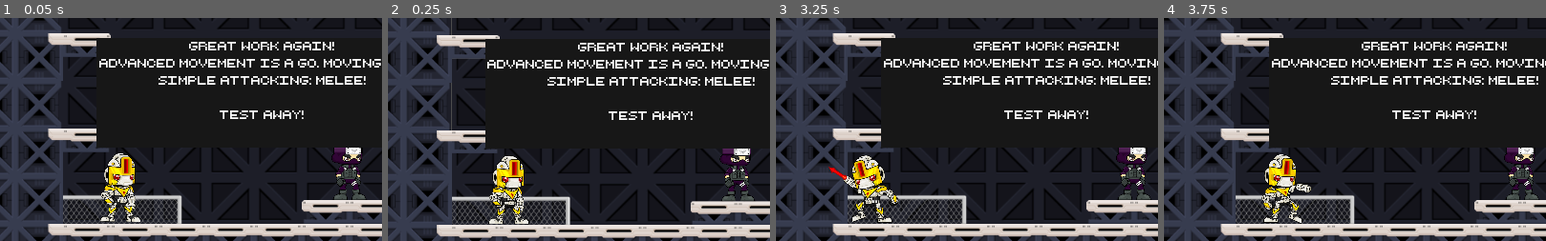
Above: before the commit, frames 1-4 (left to right).
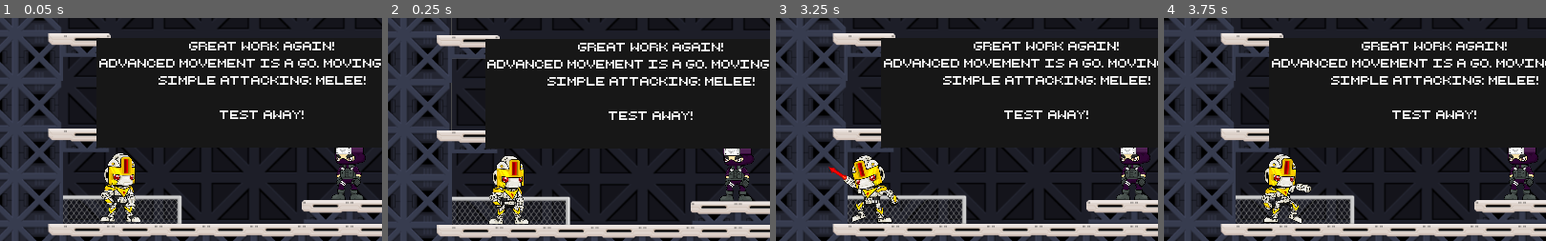
Above: after the commit, the same moments.

Repository: bsu-cs315/FP-LABS
Game: Godot game, scene res://src/Level-4.tscn
Same seed, same stepped clock (60 frames per second), same inputs: the game is played once before the commit and once after it. This scene is started directly instead of the project's main scene.
Inputs:
- Up to frame 1 (0.05 s): no input
- Up to frame 2 (0.25 s): no input
- Up to frame 3 (3.25 s): hold Right (move_right) 0.53-2 s; tap Space (melee) at 0.6, 1.35, 2.85 s; tap Up (jump) at 0.77, 1.52 s; click "Try Again" at 2 s; hold Left (move_left) from 2.78 s (still down)
- Up to frame 4 (3.75 s): release Left (move_left) at 3.53 s; hold Right (move_right) from 3.53 s (still down); tap Space (melee) at 3.6 s
The pictures show only the part of the screen within x 13-63%, y 50-100%; the shares and areas given below are measured in that part.

The runs differ from the first frame. In frame 1, 1.0% of the frame differs, in the area x 86-96%, y 58-82%; in frame 2, 0.9%; in frame 3, 1.0%, in the area x 89-98%, y 58-82%; in frame 4, 1.0%.

Commit message:
Use substring to fix bug of moving enemies not moving
also export direction variable to be able to flip standstills

Diff:
--- a/project/src/Enemy.gd
+++ b/project/src/Enemy.gd
@@ -5,18 +5,19 @@
 const RUN_SPEED = 100
 
 var _e_velocity := Vector2()
-var _direction := 1
+export var _direction : int = 1
 
 onready var enemy_sprite = $AnimatedSprite
 onready var enemy_raycast = $RayCast2D
 
 
 func _physics_process(delta):
-	if get_node(".").name == "MovingEnemy":
-		if _direction == 1:
-			enemy_sprite.flip_h = false
-		else:
-			enemy_sprite.flip_h = true
+	if _direction == 1:
+		enemy_sprite.flip_h = false
+	else:
+		enemy_sprite.flip_h = true
+
+	if "Moving" in get_node(".").name:
 		enemy_sprite.play("run")
 
 		_e_velocity.y += GRAVITY * delta
--- a/project/src/Level-4.tscn
+++ b/project/src/Level-4.tscn
@@ -970,11 +970,13 @@
 "enemies",
 ] instance=ExtResource( 30 )]
 position = Vector2( 2011.01, 147.783 )
+_direction = 0
 
 [node name="StandstillEnemy3" parent="." groups=[
 "enemies",
 ] instance=ExtResource( 30 )]
 position = Vector2( 3097.13, 50.9116 )
+_direction = 0
 
 [node name="StandstillEnemy4" parent="." groups=[
 "enemies",
@@ -985,6 +987,7 @@
 "enemies",
 ] instance=ExtResource( 30 )]
 position = Vector2( 382.592, 499.996 )
+_direction = 0
 
 [node name="MovingEnemy" parent="." groups=[
 "enemies",
@@ -999,7 +1002,7 @@
 [node name="MovingEnemy3" parent="." groups=[
 "enemies",
 ] instance=ExtResource( 39 )]
-position = Vector2( 1919.09, 528.916 )
+position = Vector2( 1922.26, 528.916 )
 
 [node name="MovingEnemy4" parent="." groups=[
 "enemies",
